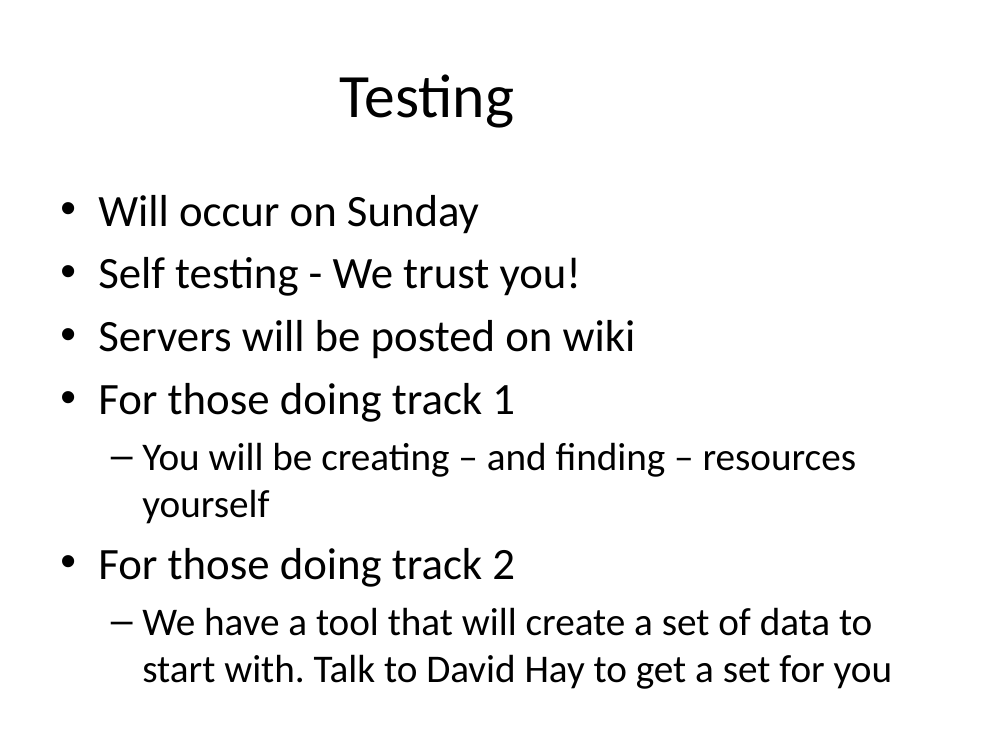
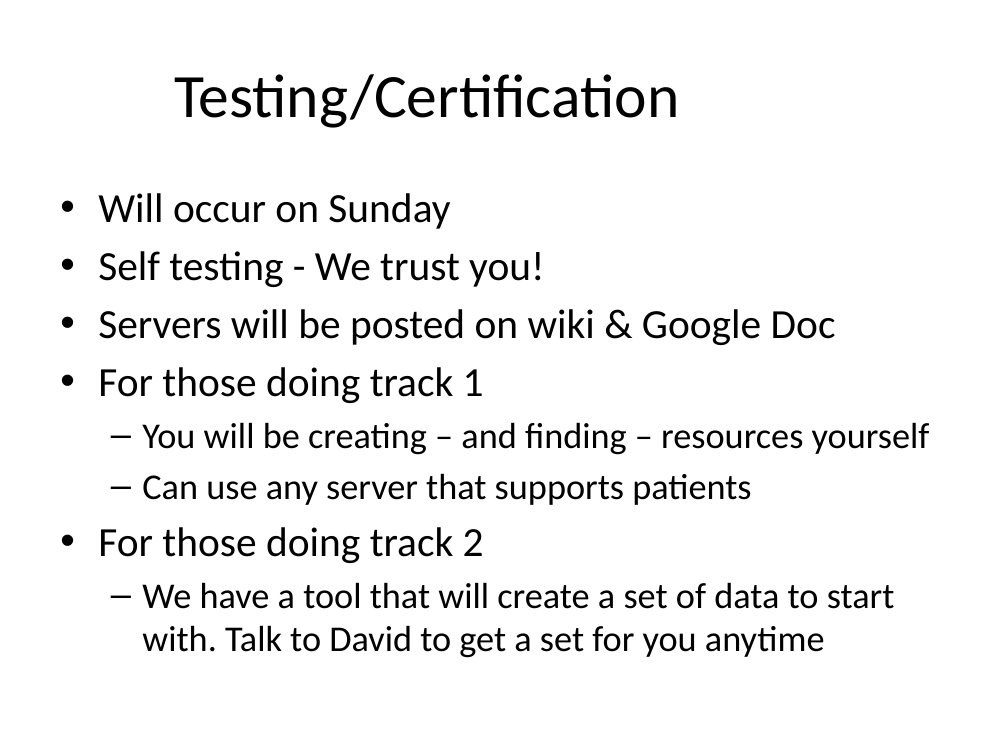
Before and after one commit to vista-novo/fhir, a slide deck: slide 6 of connectathons/Boston2013/Introduction.pptx. Drawn at 1008x756 pixels with LibreOffice and Linux fonts; fonts in the diff are those of the drawing; background and template pictures are left out. Boxes give left, top, right and bottom in pixels: in the first picture for what was removed or moved away, otherwise in the second. Text is boxed around its words. In the diff, an @@ line names an element or a change of style, - is before the commit and + after.

```diff
--- a/connectathons/Boston2013/Introduction.pptx
+++ b/connectathons/Boston2013/Introduction.pptx
@@ title at (174, 74, 679, 128): text changed @@
-Testing
+Testing/Certification
@@ text at (98, 193, 930, 563): size 32 to 29.6 pt in "Will occur on Sunday", "Self testing - We trust you!", "For those doing track 1", "For those doing track 2"; size 28 to 25.9 pt in "You will be creating – and finding ..." @@
@@ text at (98, 309, 836, 345): text changed; size 32 to 29.6 pt @@
-• Servers will be posted on wiki
+• Servers will be posted on wiki & Google Doc
@@ text at (142, 473, 751, 505): paragraph added @@
+  – Can use any server that supports patients
@@ text at (142, 582, 895, 658): text changed; size 28 to 25.9 pt @@
-  – We have a tool that will create a set of data to start with. Talk to David Hay to get a set for you
+  – We have a tool that will create a set of data to start with. Talk to David to get a set for you anytime
```
Also in this commit, not shown: 6 other slides changed.
